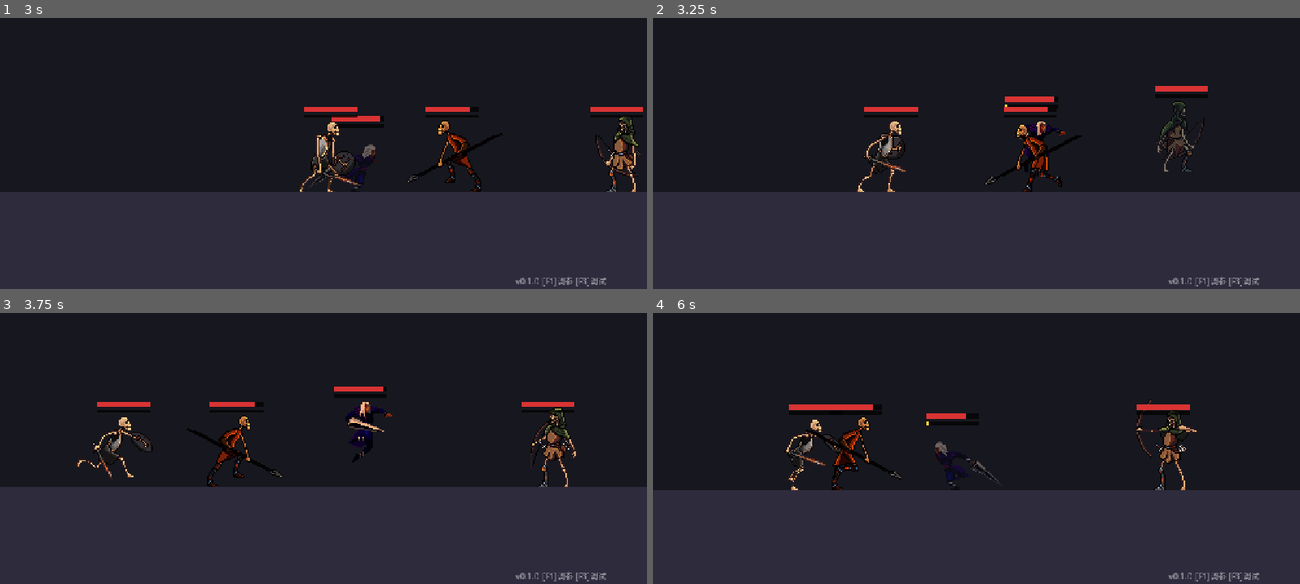
Above: before the commit, frames 1-4 (two rows, left to right).
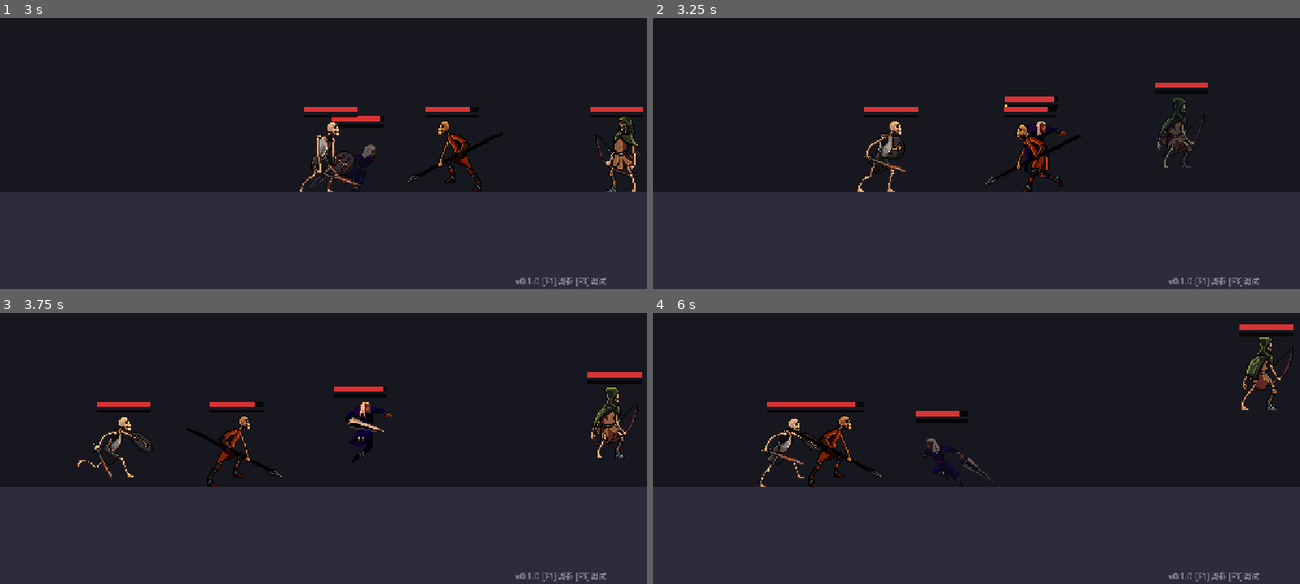
Above: after the commit, the same moments.

Repository: CyberpunkPsychosis/ai-game-engine
Game: Godot game, scene res://scenes/main.tscn
The game is run twice, just before and just after one commit, with the same random seed, the same clock (stepped at 60 frames per second) and the same inputs.
Inputs:
- Up to frame 1 (3 s): tap Enter at 0.5 s; hold D (move_right) 0.53-2.03 s; tap Space (jump) at 0.6, 0.77, 1.07, 1.52, 1.55, 1.82, 2.3 s; tap J (attack) at 1.35 s; hold A (move_left) 2.03-2.78 s; tap K (dash) at 2.1 s; hold D (move_right) from 2.78 s (still down); tap L (special) at 2.85 s
- Up to frame 2 (3.25 s): keep holding D (move_right); tap Space (jump) at 3.02, 3.05 s
- Up to frame 3 (3.75 s): keep holding D (move_right); tap Space (jump) at 3.32, 3.6 s
- Up to frame 4 (6 s): tap Space (jump) at 3.77, 4.07, 4.52, 4.55, 4.82, 5.3 s; release D (move_right) at 4.28 s; hold A (move_left) 4.28-5.03 s; tap J (attack) at 4.35 s; hold D (move_right) 5.03-5.78 s; tap K (dash) at 5.1 s; hold A (move_left) from 5.78 s (still down); tap L (special) at 5.85 s

Frame 1 is identical in both runs. In frame 2, 0.7% of the frame differs, in the area x 77-86%, y 23-57%; in frame 3, 1.6%; in frame 4, 5.4%, in the area x 0-100%, y 4-66%.

Commit message:
弓骷髅后跃调整：跳一次不连跳(冷却0.5→1.6)、跃得更远更高(HOP_SPEED 300→430, 跳高加大)

Diff:
--- a/scripts/skel_archer.gd
+++ b/scripts/skel_archer.gd
@@ -6,8 +6,8 @@
 const A := "res://art/archer/"
 const SHOT_FRAME := 9       # shot 动画第几帧放箭
 const HOP_TRIGGER := 130.0  # 玩家近于此 → 向后跃开
-const HOP_SPEED := 300.0    # 后跃水平速度（比走位快得多，是"跳"不是"退"）
-const HOP_COOLDOWN := 0.5   # 两次后跃间隔
+const HOP_SPEED := 430.0    # 后跃水平速度（跃得远，一跳拉开整段距离）
+const HOP_COOLDOWN := 1.6   # 跳一次就够：落地先放箭，这段时间内不再跳
 const SHOOT_MAX := 340.0    # 进入此距离开始射
 const BOW_Y := -48.0        # 弓口高度（相对脚底）
 
@@ -22,10 +22,10 @@
 	body_size = Vector2(20, 56)
 	speed = 90.0
 	aggro_range = 560.0
-	# 后跃手感：起跳干脆、落得快，跃距≈一个身位多
-	jump_velocity = -360.0
-	gravity_up = 1500.0
-	gravity_down = 2000.0
+	# 后跃手感：跳高一点、滞空久一点 → 一跳拉开整段距离
+	jump_velocity = -420.0
+	gravity_up = 1350.0
+	gravity_down = 1700.0
 	anim_jump = "evasion"    # 腾空就放闪避动作 → 后跃看着像翻身跳
 	anim_fall = "evasion"
 	if sprite:
